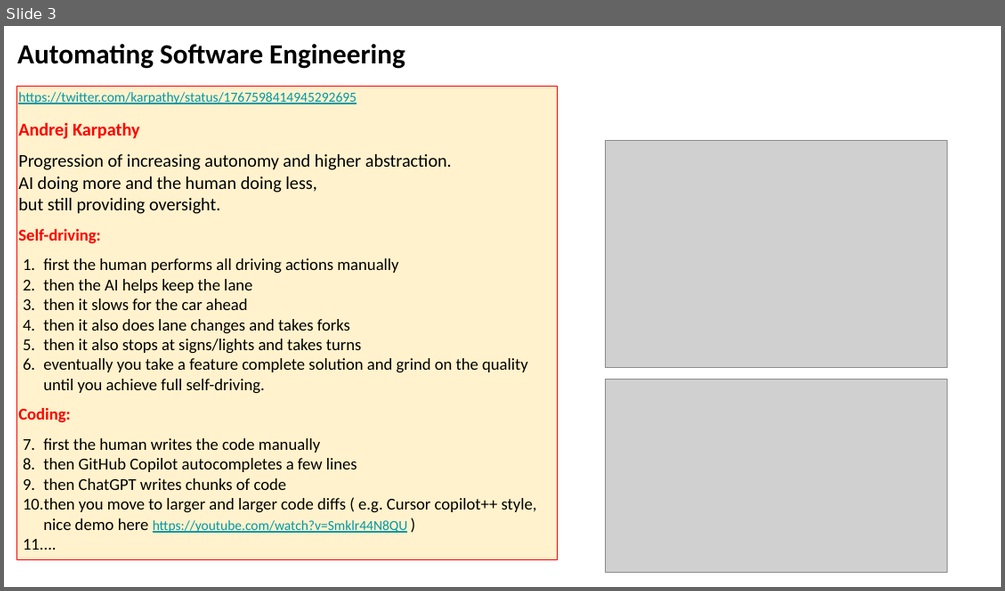
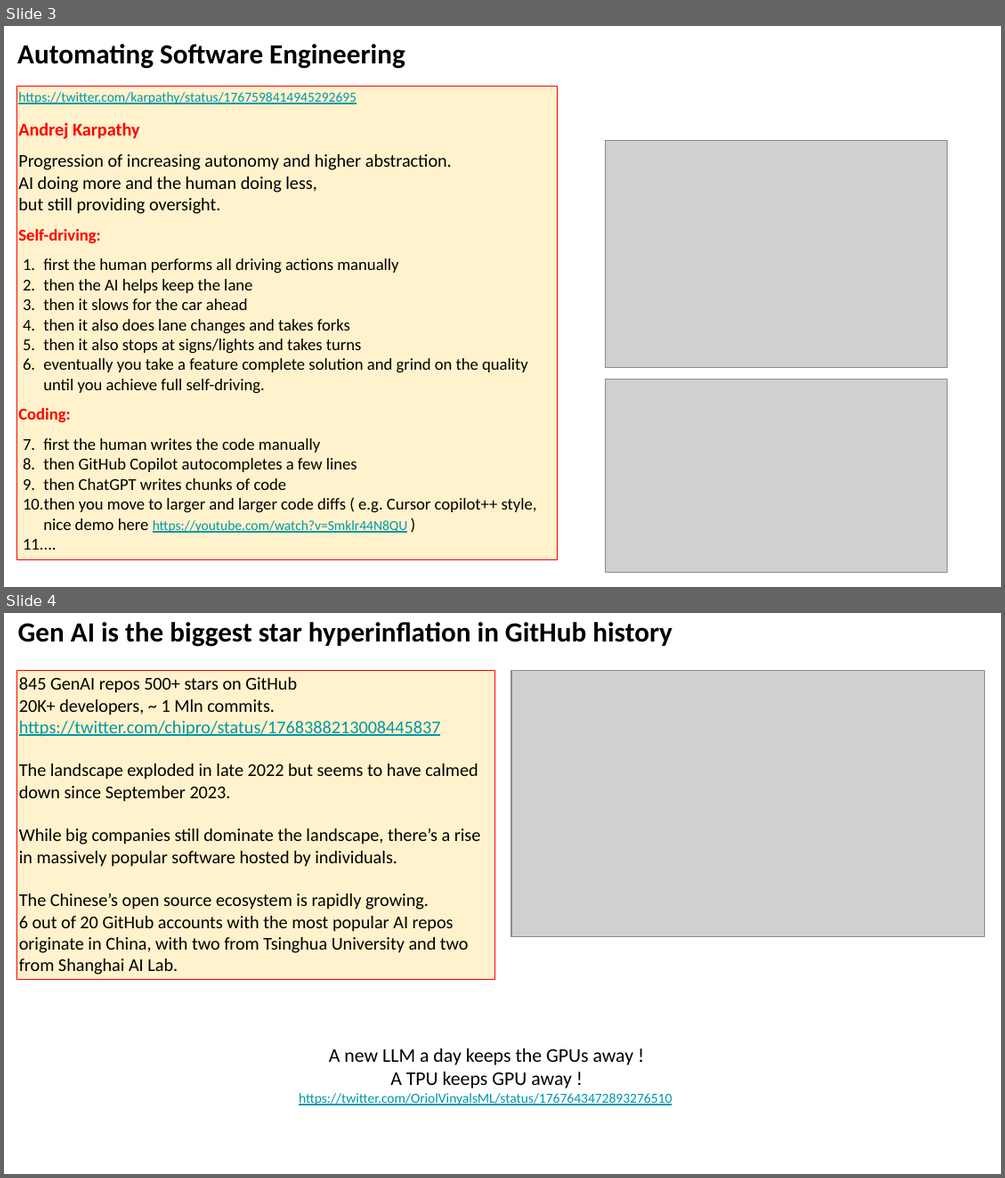
Before and after one commit to lselector/seminar, a slide deck: 2024/2024-03-15-AI-Updates.pptx. Shown one above the other, each under a label of ours: slide 3 before the commit, slides 3 and 4 after it. The pictures are 1005x591 and 1005x1178 pixels, drawn with LibreOffice and Linux fonts; fonts in the diff are those of the drawing; grey boxes stand for pictures. Boxes give left, top, right and bottom in pixels: in the first picture for what was removed or moved away, otherwise in the second. Text is boxed around its words. In the diff, an @@ line names an element or a change of style, - is before the commit and + after.

```diff
--- a/2024/2024-03-15-AI-Updates.pptx
+++ b/2024/2024-03-15-AI-Updates.pptx
@@ slide 4 added at (x1=4, y1=613, x2=1001, y2=1174), background #FFFFFF @@
@@ text added at (x1=18, y1=622, x2=672, y2=647), 20 pt, text #000000, bold @@
+Gen AI is the biggest star hyperinflation in GitHub history
@@ rectangle added at (x1=17, y1=670, x2=494, y2=979), fill #FFF2CC, outline #FF0000 0.75 pt, 13 pt, text #000000 @@
+845 GenAI repos 500+ stars on GitHub
+20K+ developers, ~ 1 Mln commits.
+https://twitter.com/chipro/status/1768388213008445837
+The landscape exploded in late 2022 but seems to have calmed down since September 2023.
+While big companies still dominate the landscape, there’s a rise in massively popular software hosted by individuals.
+The Chinese’s open source ecosystem is rapidly growing.
+6 out of 20 GitHub accounts with the most popular AI repos originate in China, with two from Tsinghua University and two from Shanghai AI Lab.
@@ picture added at (x1=511, y1=670, x2=984, y2=936) @@
@@ text added at (x1=299, y1=1048, x2=672, y2=1105), 10 pt, text #0097A7, underline @@
+A new LLM a day keeps the GPUs away !
+A TPU keeps GPU away !
+https://twitter.com/OriolVinyalsML/status/1767643472893276510
```
Also in this commit, not shown: 11 slides changed.
